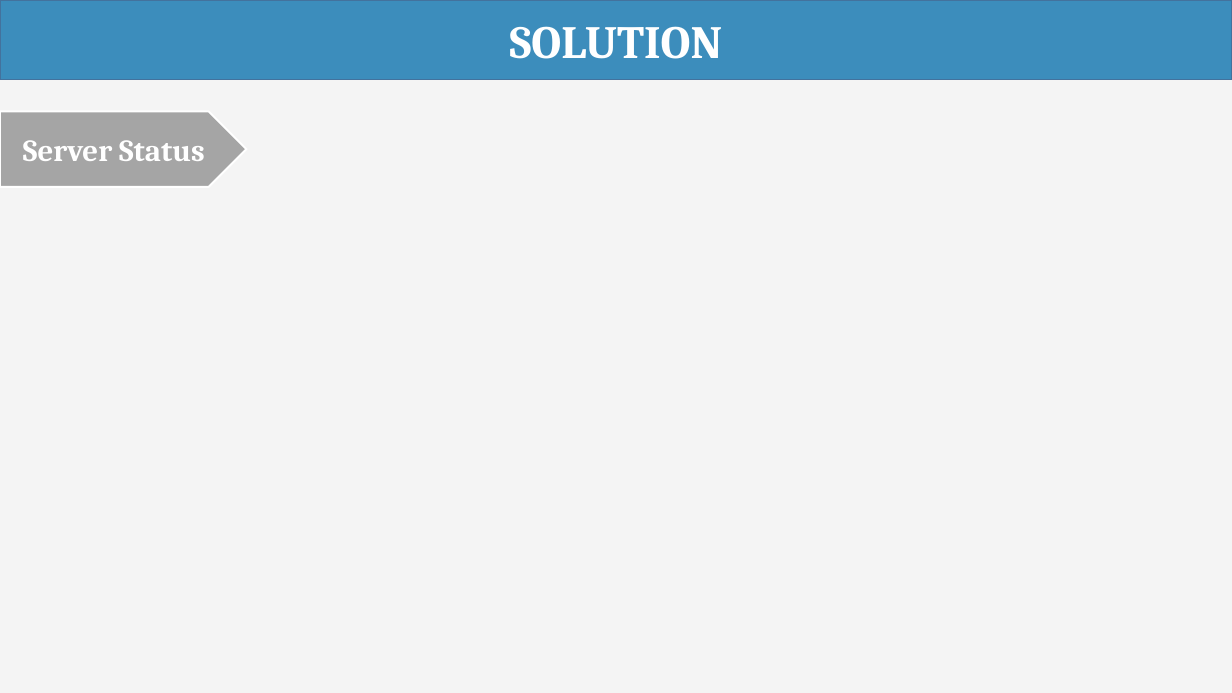
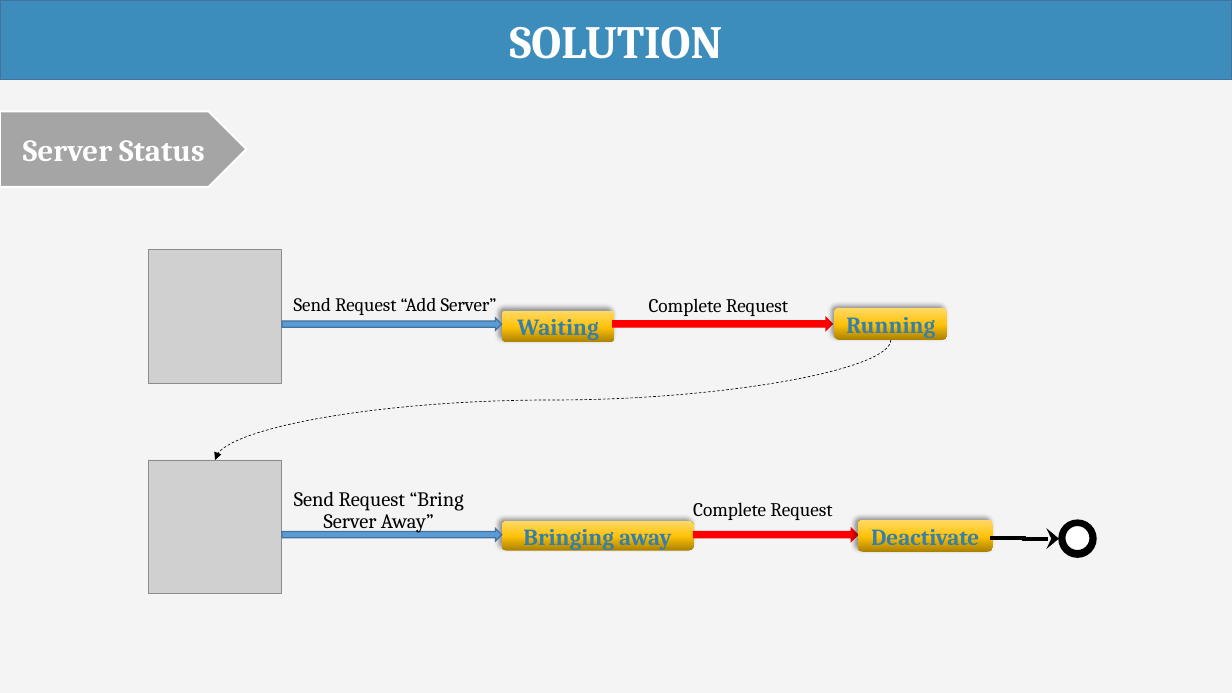
Before and after one commit to haltt051093/IMS-datacenter, a slide deck: slide 43 of Document/Presentation/IMS_20160407_Presentation.pptx. Drawn at 1232x693 pixels with LibreOffice and Linux fonts; fonts in the diff are those of the drawing; grey boxes stand for pictures. Boxes give left, top, right and bottom in pixels: in the first picture for what was removed or moved away, otherwise in the second. Text is boxed around its words. In the diff, an @@ line names an element or a change of style, - is before the commit and + after.

```diff
--- a/Document/Presentation/IMS_20160407_Presentation.pptx
+++ b/Document/Presentation/IMS_20160407_Presentation.pptx
@@ picture added at box(148, 250, 282, 384) @@
@@ text added at box(294, 298, 497, 315), 14.8 pt, text #000000 @@
+Send Request “Add Server”
@@ text added at box(649, 298, 788, 316), 15 pt, text #000000 @@
+Complete Request
@@ right arrow added at box(282, 318, 502, 330), fill #5B9BD5, outline #43739E 1 pt @@
@@ rounded rectangle added at box(502, 311, 615, 342), fill gradient #AB8100 to #FFC208 to #FFD966, 18 pt, text #367FA9, bold @@
+Waiting
@@ right arrow added at box(613, 318, 833, 330), fill #FF0000, outline #FF0000 1 pt @@
@@ rounded rectangle added at box(835, 308, 947, 339), fill gradient #AB8100 to #FFC208 to #FFD966, 18 pt, text #367FA9, bold @@
+Running
@@ curved arrow added from (891, 340) to (215, 460), #000000 0.5 pt dashed @@
@@ picture added at box(148, 460, 282, 594) @@
@@ text added at box(294, 491, 464, 534), 16 pt, text #000000 @@
+Send Request “Bring Server Away”
@@ text added at box(693, 502, 832, 520), 15 pt, text #000000 @@
+Complete Request
@@ right arrow added at box(282, 529, 502, 541), fill #5B9BD5, outline #43739E 1 pt @@
@@ rounded rectangle added at box(502, 521, 694, 551), fill gradient #AB8100 to #FFC208 to #FFD966, 18 pt, text #367FA9, bold @@
+Bringing away
@@ right arrow added at box(694, 529, 859, 542), fill #FF0000, outline #FF0000 1 pt @@
@@ rounded rectangle added at box(858, 520, 993, 552), fill gradient #AB8100 to #FFC208 to #FFD966, 18 pt, text #367FA9, bold @@
+Deactivate
@@ elbow arrow added from (990, 538) to (1059, 539), #000000 3.25 pt @@
@@ ellipse added at box(1059, 520, 1096, 557), fill #000000, outline #000000 1 pt @@
@@ ellipse added at box(1065, 526, 1090, 551), fill #FFFFFF, outline #000000 1 pt @@
```
Also in this commit, not shown: 11 other slides changed.
